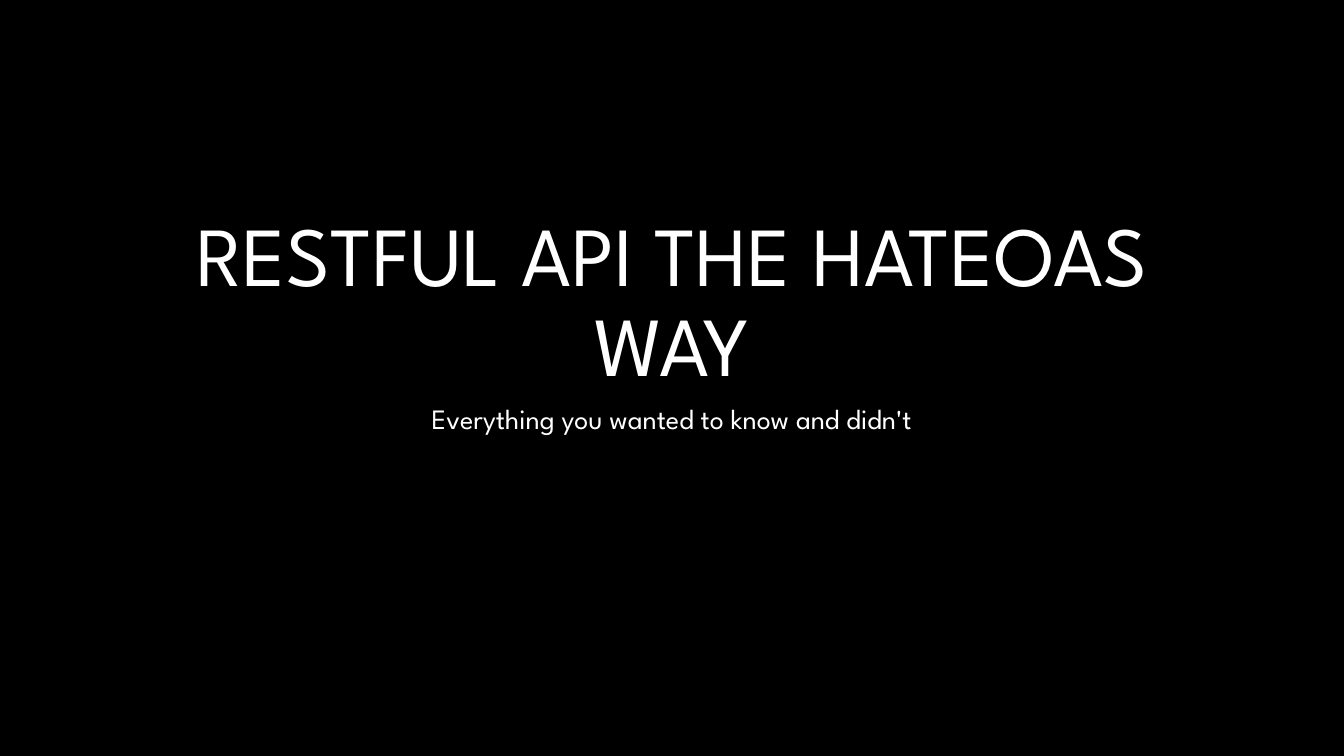
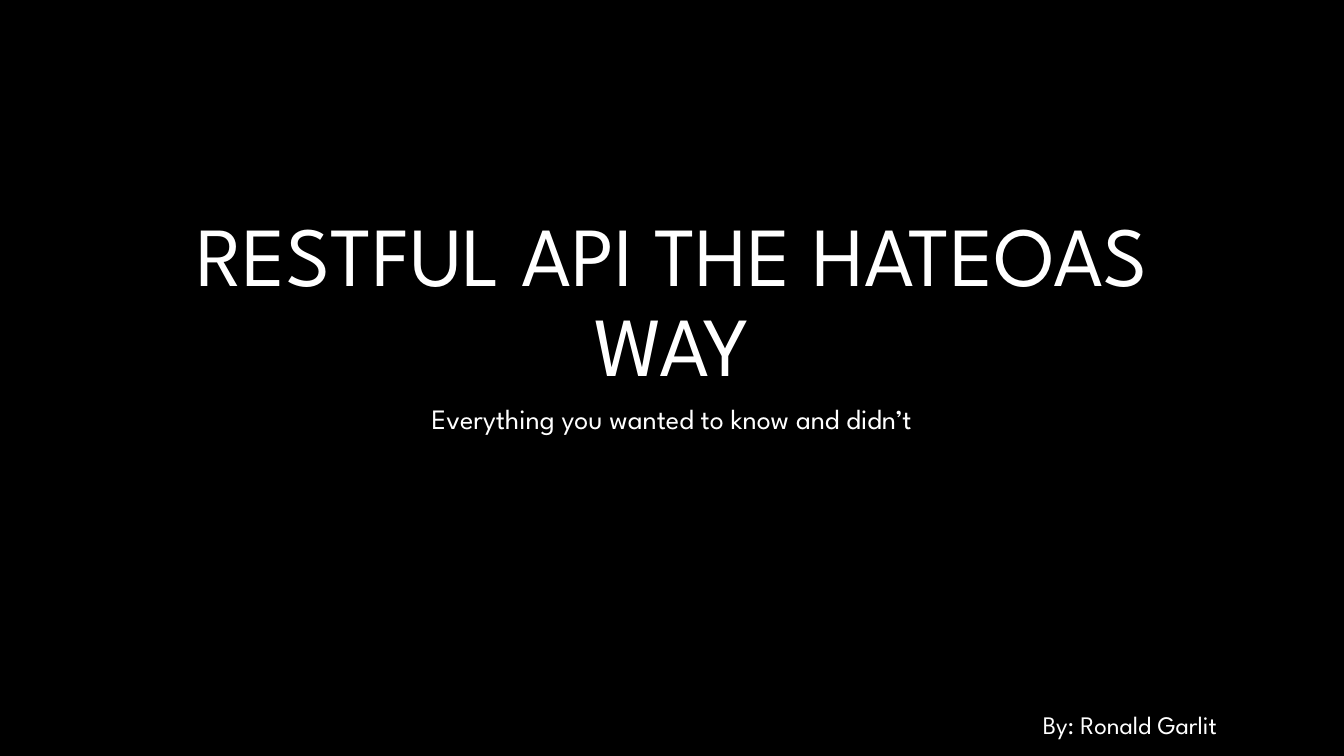
Before and after one commit to RonGarlit/RESTfulApiDemo, a slide deck: slide 2 of RESTful API the HATEOAS Way.pptx (slide 1 before the commit). Drawn at 1344x756 pixels with LibreOffice and Linux fonts; fonts in the diff are those of the drawing; background and template pictures are left out. Boxes give left, top, right and bottom in pixels: in the first picture for what was removed or moved away, otherwise in the second. Text is boxed around its words. In the diff, an @@ line names an element or a change of style, - is before the commit and + after.

```diff
--- a/RESTful API the HATEOAS Way.pptx
+++ b/RESTful API the HATEOAS Way.pptx
@@ text added at [1043, 716, 1217, 740], 18 pt, text #FFFFFF @@
+By: Ronald Garlit
```
Also in this commit, not shown: 2 slides added.
